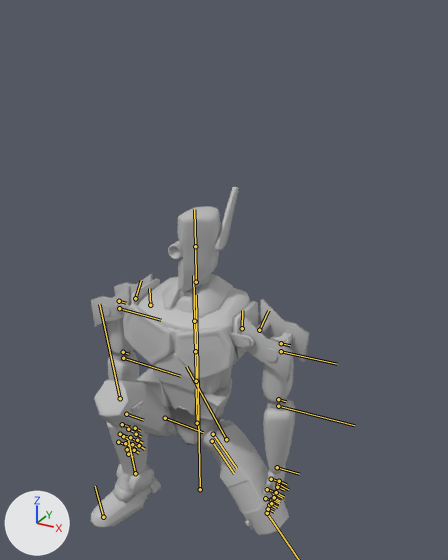
An edit to the FBX model 2.2 Indie game/Assets/Animations/Robot/Robot@Walking.fbx, drawn before and after from the same camera.
Both versions are drawn from a 50 mm lens placed at (1.044, -2.078, 1.81), pointed at (-0.009, -0.163, 0.853). Every picture has the same lights, and +X, +Y and +Z are marked at lower left. Both versions are drawn at frame 148 of the action 'Take 001'; the numbers are the values there. The bones that bend it are drawn over the model as lines.

Names of what the first picture shows: 'Robot_Mesh_01'.
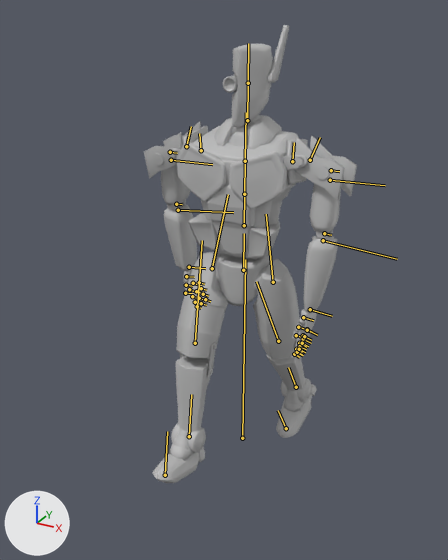
The change, as a list of edits to the scene's bpy script:
```text
Change bone_root_joint_01:
    where bone_root_joint_01 = bpy.data.objects['Robot'].pose.bones['Root_Joint_01']
    bone_root_joint_01.location: (0.0, 0.0, 38.1) -> (0.0, 0.0, 0.0)
Change bone_robot_1_hips_01:
    where bone_robot_1_hips_01 = bpy.data.objects['Robot'].pose.bones['Robot_1_Hips_01']  # child of 'Root_Joint_01'
    bone_robot_1_hips_01.location: (0.0, -54.0, 0.0) -> (0.0, -4.0, 0.0)
Change bone_robot_1_leftupleg_01:
    where bone_robot_1_leftupleg_01 = bpy.data.objects['Robot'].pose.bones['Robot_1_LeftUpLeg_01']  # child of 'Robot_1_Hips_01'
    bone_robot_1_leftupleg_01.rotation_quaternion: (0.867, -0.155, 0.394, 0.263) -> (0.99, 0.139, 0.0, 0.0)  # degrees (-5, 50, 31) -> degrees (16, 0, 0)
Change bone_robot_1_leftleg_01:
    where bone_robot_1_leftleg_01 = bpy.data.objects['Robot'].pose.bones['Robot_1_LeftLeg_01']  # child of 'Robot_1_LeftUpLeg_01'
    bone_robot_1_leftleg_01.rotation_quaternion: (0.426, 0.905, 0.0, 0.0) -> (0.992, 0.127, 0.0, 0.0)  # degrees (130, 0, 0) -> degrees (15, 0, 0)
Change bone_robot_1_leftupshoulder_01:
    where bone_robot_1_leftupshoulder_01 = bpy.data.objects['Robot'].pose.bones['Robot_1_LeftUpShoulder_01']  # child of 'Robot_1_Spine2_01'
    bone_robot_1_leftupshoulder_01.rotation_quaternion: (1.0, 0.0, 0.0, 0.0) -> (0.997, -0.07, -0.001, 0.008)  # degrees (0, 0, 0) -> degrees (-8, 0, 1)
Change bone_robot_1_leftforearm_01:
    where bone_robot_1_leftforearm_01 = bpy.data.objects['Robot'].pose.bones['Robot_1_LeftForeArm_01']  # child of 'Robot_1_LeftArm_02'
    bone_robot_1_leftforearm_01.rotation_quaternion: (1.0, 0.0, 0.0, 0.0) -> (0.999, 0.0, 0.0, -0.052)  # degrees (0, 0, 0) -> degrees (0, 0, -6)
Change bone_robot_1_rightupshoulder_01:
    where bone_robot_1_rightupshoulder_01 = bpy.data.objects['Robot'].pose.bones['Robot_1_RightUpShoulder_01']  # child of 'Robot_1_Spine2_01'
    bone_robot_1_rightupshoulder_01.rotation_quaternion: (1.0, 0.0, 0.0, 0.0) -> (0.998, 0.064, 0.001, 0.008)  # degrees (0, 0, 0) -> degrees (7, 0, 1)
Change bone_robot_1_rightforearm_01:
    where bone_robot_1_rightforearm_01 = bpy.data.objects['Robot'].pose.bones['Robot_1_RightForeArm_01']  # child of 'Robot_1_RightArm_02'
    bone_robot_1_rightforearm_01.rotation_quaternion: (1.0, 0.0, 0.0, 0.0) -> (0.999, 0.0, 0.0, 0.051)  # degrees (0, 0, 0) -> degrees (0, 0, 6)
Change bone_robot_1_rightupleg_01:
    where bone_robot_1_rightupleg_01 = bpy.data.objects['Robot'].pose.bones['Robot_1_RightUpLeg_01']  # child of 'Robot_1_Hips_01'
    bone_robot_1_rightupleg_01.rotation_quaternion: (0.406, -0.902, 0.004, -0.145) -> (0.974, -0.225, 0.0, 0.0)  # degrees (-131, -15, -7) -> degrees (-26, 0, 0)
Change bone_robot_1_rightleg_01:
    where bone_robot_1_rightleg_01 = bpy.data.objects['Robot'].pose.bones['Robot_1_RightLeg_01']  # child of 'Robot_1_RightUpLeg_01'
    bone_robot_1_rightleg_01.rotation_quaternion: (0.328, 0.945, 0.0, 0.0) -> (0.991, 0.132, 0.0, 0.0)  # degrees (142, 0, 0) -> degrees (15, 0, 0)
```

Where the change shows, as pixel boxes [x1, y1, x2, y2] in the pictures (448 x 560 px):
'Robot_Mesh_01', posed (32% taller): before [91, 187, 309, 535]; after [144, 25, 357, 483]
bone 'Root_Joint_01', root to tip: before (200, 489) to (196, 295); after (242, 438) to (245, 259)
bone 'Robot_1_Hips_01', root to tip: before (197, 423) to (196, 389); after (243, 270) to (244, 233)
bone 'Robot_1_LeftUpLeg_01', root to tip: before (226, 439) to (186, 366); after (273, 282) to (266, 214)
bone 'Robot_1_LeftUpShoulder_01', root to tip: before (242, 328) to (242, 310); after (292, 161) to (294, 142)
bone 'Robot_1_LeftForeArm_01', root to tip: before (278, 399) to (286, 401); after (324, 233) to (331, 235)
bone 'Robot_1_RightUpShoulder_01', root to tip: before (150, 305) to (149, 288); after (201, 150) to (199, 133)
bone 'Robot_1_RightForeArm_01', root to tip: before (123, 352) to (128, 354); after (176, 204) to (182, 204)
bone 'Robot_1_RightUpLeg_01', root to tip: before (165, 418) to (203, 432); after (212, 268) to (228, 194)
bone 'Robot_1_RightLeg_01', root to tip: before (120, 398) to (99, 304); after (195, 343) to (202, 240)
